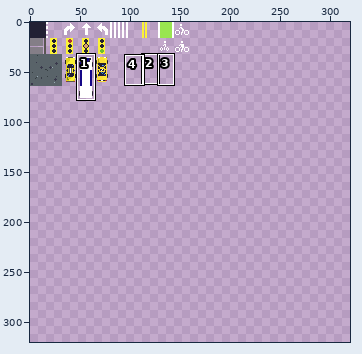
Pixel-art file: art/aseprite_files/nyc_spritesheet.aseprite. The first picture is a wide view before the edit; the outline marks the close-up.
Close-up. Earlier state:
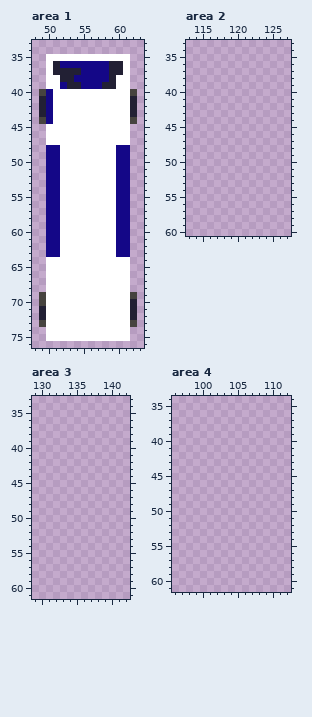
160x160 pixels, 1 frame. Colours within 5 levels of each other are drawn and written as one. Shown: area 1: x 48..63, y 33..76; area 2: x 113..127, y 33..60; area 3: x 129..142, y 33..61; area 4: x 96..112, y 34..61. The old version is drawn lined up with the new one, on the new canvas. The commit also changed other parts of the picture, which this record leaves out.
The same view after the edit:
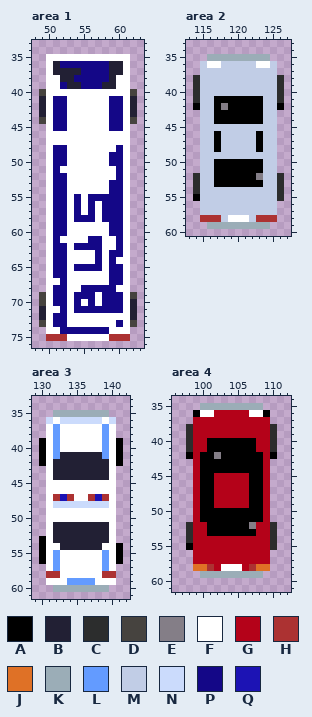
Palette (. is transparent): A #000000  B #222034  C #2c2d2d  D #46433f  E #847e87  F #ffffff  G #b40219  H #ac3232  J #df7126  K #9badb7  L #639bff  M #c1cde6  N #cbdbfc  P #140787  Q #1c13b4
The edit:
canvas 160x160 -> 320x320
Changed rows in their new state; - is an unchanged pixel.
Area 1:
first column x 50:
40 F-----------
41 FPP------PP-
42 FPP------PP-
43 FPP------PP-
44 FPP------PP-
45 -PP------PP-
48 F-P--------F
49 F-P------P-F
50 F-P------P-F
51 F----------F
52 F-P--------F
53 F-P------P-F
54 F-P------P-F
55 F-P-P-PPPP-F
56 F-P-P-P-PP-F
57 F-P-P-P-PP-F
58 F-P-PPP-PP-F
59 F-P------P-F
60 F-P------P-F
61 F-----PP---F
62 F-P-PPPP---F
63 F-P----P-P-F
64 -PP----P-P--
65 -PP-PPPP-PP-
66 -PP------PP-
67 --P------PP-
68 -PP--PPPPP--
69 -PP-PPP-PPP-
70 -PP-P-P-PPP-
71 --P-PPPPPPP-
72 -PP---------
73 -PP-------P-
74 --PPPPPPP---
75 HHH------HHH
Area 2:
first column x 114:
35 --KKKKKKKKK--
36 -MFFMMMMMFFM-
37 -MMMMMMMMMMM-
38 CMMMMMMMMMMMC
39 CMMMMMMMMMMMC
40 CMMMMMMMMMMMC
41 CMMAAAAAAAMMC
42 AMMAEAAAAAMMA
43 -MMAAAAAAAMM-
44 -MMAAAAAAAMM-
45 -MMMMMMMMMMM-
46 -MMAMMMMMAMM-
47 -MMAMMMMMAMM-
48 -MMAMMMMMAMM-
49 -MMMMMMMMMMM-
50 -MMAAAAAAAMM-
51 -MMAAAAAAAMM-
52 CMMAAAAAAEMMC
53 CMMAAAAAAAMMC
54 CMMMMMMMMMMMC
55 AMMMMMMMMMMMC
56 -MMMMMMMMMMM-
57 -MMMMMMMMMMM-
58 -HHHMFFFMHHH-
59 --KKKKKKKKK--
Area 3:
first column x 130:
35 --KKKKKKKK--
36 -NFNNNNNNFN-
37 -FLFFFFFFLF-
38 -FLFFFFFFLF-
39 AFLFFFFFFLFA
40 AFLFFFFFFLFA
41 AFLBBBBBBLFA
42 AFBBBBBBBBFA
43 -FBBBBBBBBF-
44 -FBBBBBBBBF-
45 -FFFFFFFFFF-
46 -FFFFFFFFFF-
47 -FHQHFFHQHF-
48 -FNNNNNNNNF-
49 -FFFFFFFFFF-
50 -FFFFFFFFFF-
51 -FBBBBBBBBF-
52 -FBBBBBBBBF-
53 AFBBBBBBBBF-
54 AFFBBBBBBFFA
55 AFLFFFFFFLFA
56 AFLFFFFFFLFA
57 -FLFFFFFFLF-
58 -HHFFFFFFHH-
59 -FFFLLLLFFF-
60 --KKKKKKKK--
Area 4:
first column x 98:
35 --KKKKKKKKK--
36 -AFFGGGGGFFA-
37 -GGGGGGGGGGG-
38 CGGGGGGGGGGGC
39 CGGGGGGGGGGGC
40 CGGAAAAAAAGGC
41 CGGAAAAAAAGGC
42 AGAAEAAAAAAGA
43 -GAAAAAAAAAG-
44 -GAAAAAAAAAG-
45 -GAAGGGGGAAG-
46 -GAAGGGGGAAG-
47 -GAAGGGGGAAG-
48 -GAAGGGGGAAG-
49 -GAAGGGGGAAG-
50 -GAAAAAAAAAG-
51 -GAAAAAAAAAG-
52 CGGAAAAAAEGGC
53 CGGAAAAAAAGGC
54 CGGGGGGGGGGGC
55 AGGGGGGGGGGGC
56 -GGGGGGGGGGG-
57 -GGGGGGGGGGG-
58 -JJHGFFFGHJJ-
59 --KKKKKKKKK--
Boxes around the changes in both close-ups, in picture pixels (x1, y1, x2, y2):
changed: (46, 89, 130, 341)
added: (193, 54, 284, 229)
added: (39, 410, 123, 592)
added: (186, 403, 277, 578)
